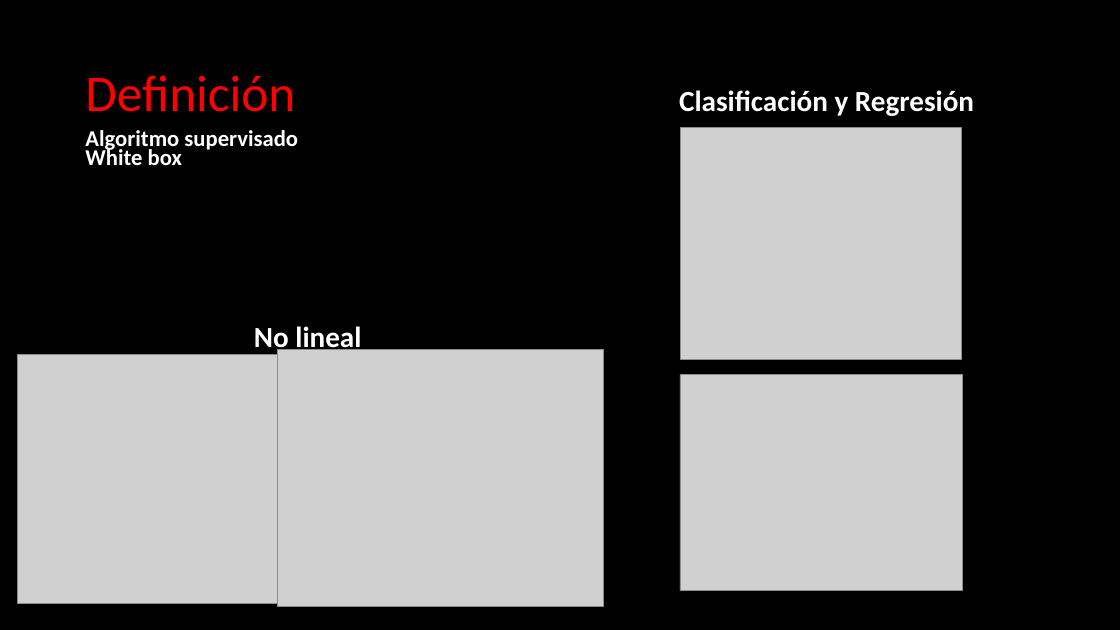
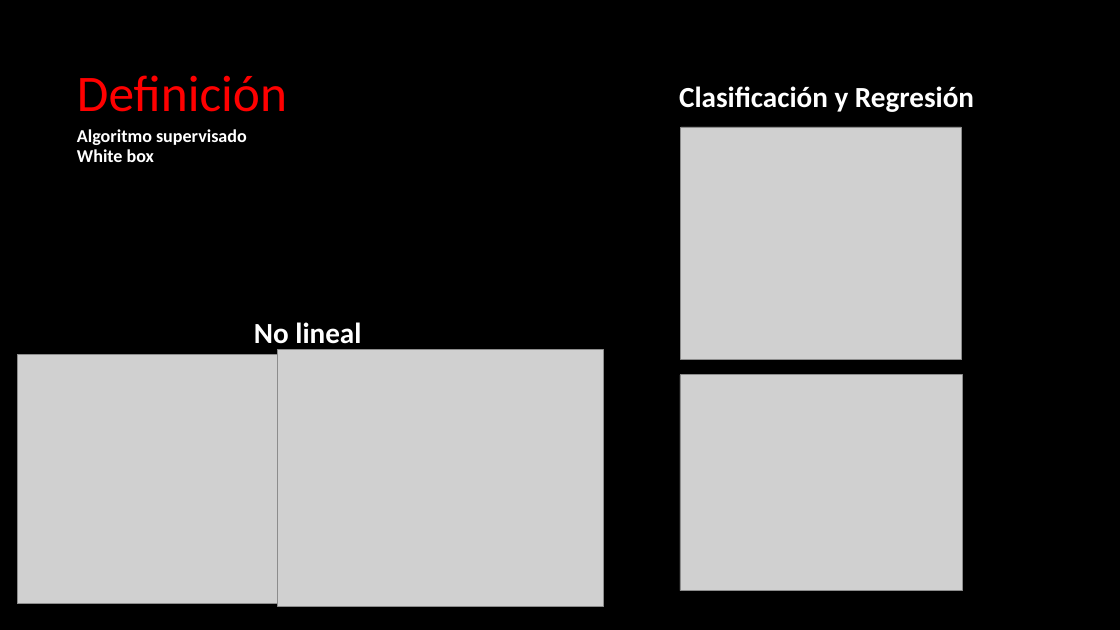
Before and after one commit to isotomor/DSPT_TBS_SVL_0922, a slide deck: slide 4 of 3-Machine_Learning/1-Supervisado/3-RegorClass/5-Decision_Trees/ML - Árboles de decisión.pptx. Drawn at 1120x630 pixels with LibreOffice and Linux fonts; fonts in the diff are those of the drawing; grey boxes stand for pictures. Boxes give left, top, right and bottom in pixels: in the first picture for what was removed or moved away, otherwise in the second. Text is boxed around its words. In the diff, an @@ line names an element or a change of style, - is before the commit and + after.

```diff
--- a/3-Machine_Learning/1-Supervisado/3-RegorClass/5-Decision_Trees/ML - Árboles de decisión.pptx
+++ b/3-Machine_Learning/1-Supervisado/3-RegorClass/5-Decision_Trees/ML - Árboles de decisión.pptx
@@ text "Algoritmo supervisado" at [77,129,247,162]: size 19.4 to 15.5 pt; line spacing 0.7 to 0.9 @@
@@ 2 texts, 1 title: place and size @@
-2 texts, 1 title at [85,75,974,355]
+2 texts, 1 title at [77,75,974,351]
```
Also in this commit, not shown: 2 other slides changed, 3 other files.
